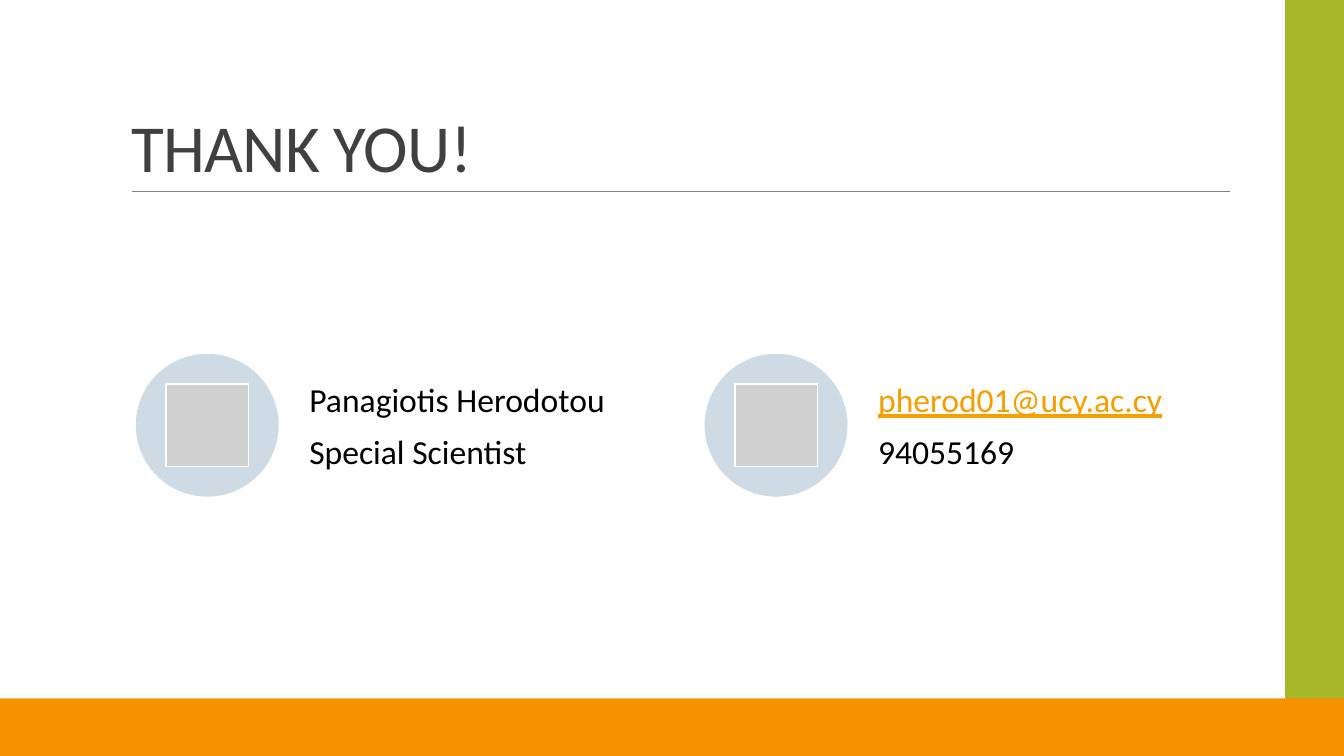
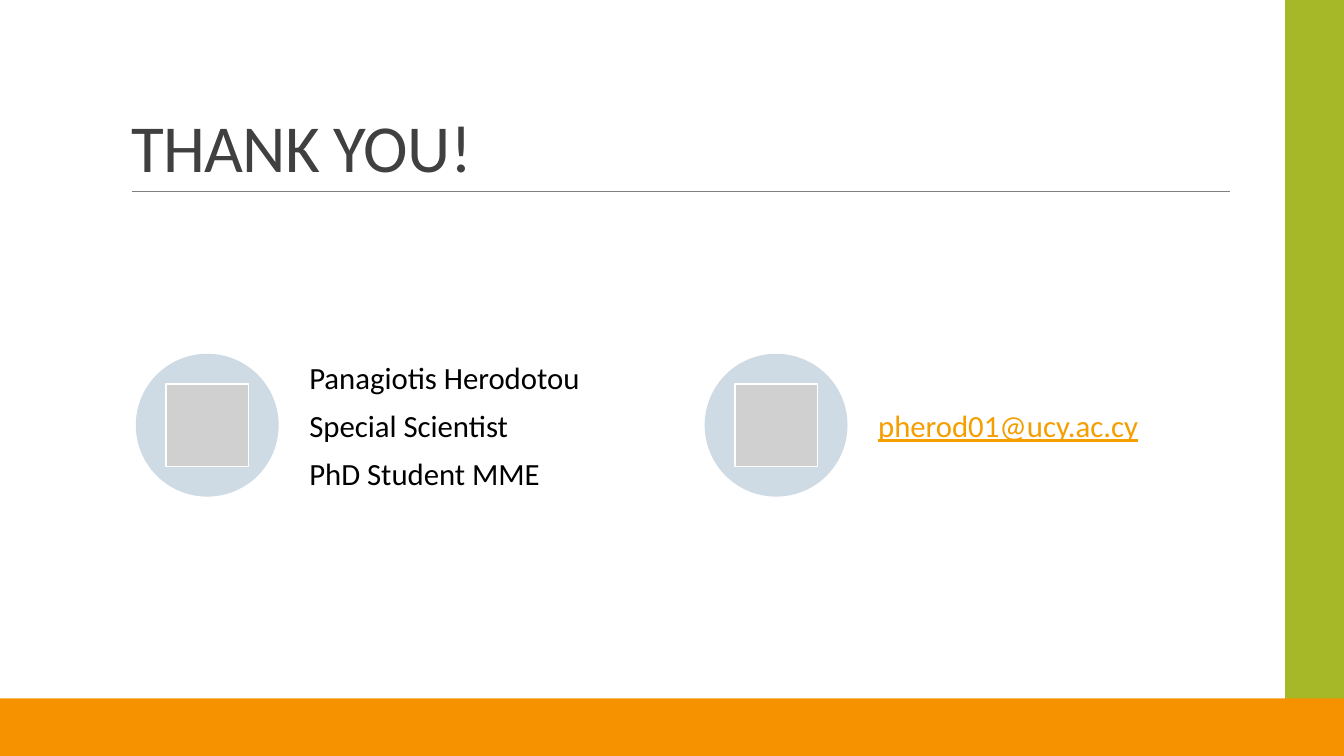
Before and after one commit to Panos1992/Intro_to_python_2025, a slide deck: slide 12 of L1_python_setup.pptx. Drawn at 1344x756 pixels with LibreOffice and Linux fonts; fonts in the diff are those of the drawing; grey boxes stand for pictures; background and template pictures are left out. Boxes give left, top, right and bottom in pixels: in the first picture for what was removed or moved away, otherwise in the second. Text is boxed around its words. In the diff, an @@ line names an element or a change of style, - is before the commit and + after.

```diff
--- a/L1_python_setup.pptx
+++ b/L1_python_setup.pptx
@@ text "pherod01@ucy.ac.cy" at box(878, 415, 1138, 442): size 24 to 22 pt @@
@@ text at box(309, 367, 580, 442): size 24 to 22 pt in "Panagiotis Herodotou", "Special Scientist" @@
@@ text at box(878, 441, 1014, 465): paragraph removed @@
-94055169
@@ text at box(309, 463, 540, 486): paragraph added @@
+PhD Student MME
```
